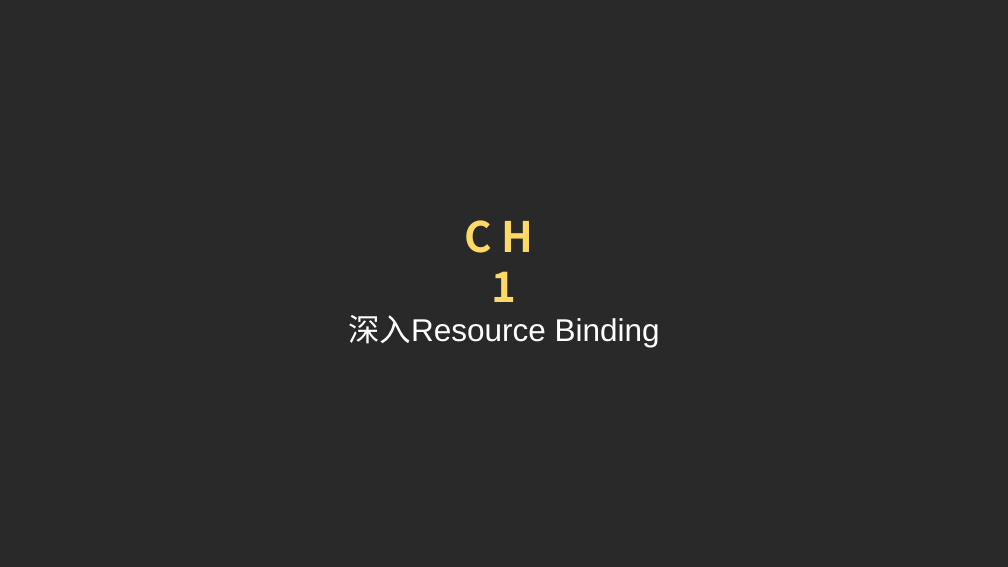
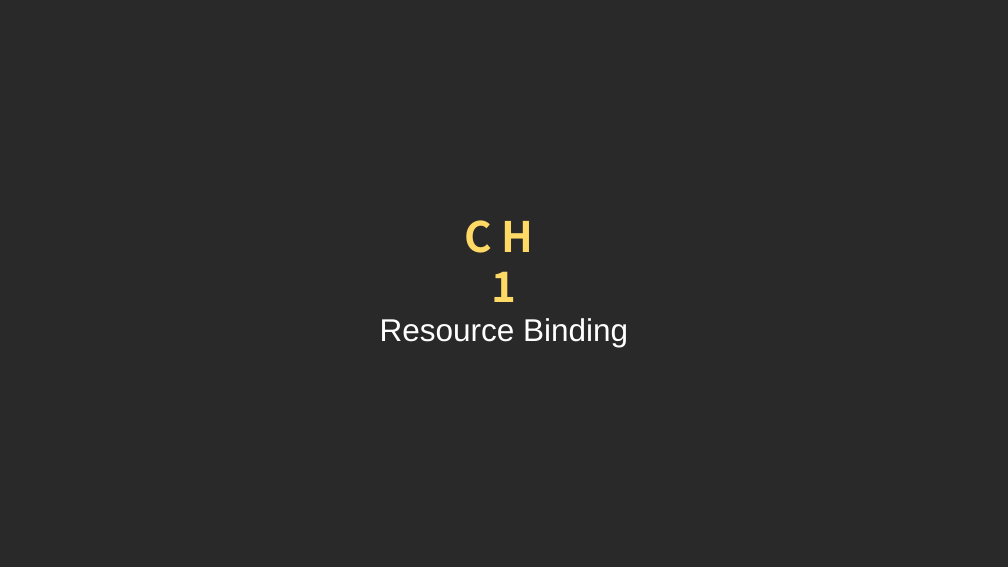
Before and after one commit to doomlover/KSGameEngineTutorials, a slide deck: slide 4 of PPTs/05.深入DX12绘制二.pptx. Drawn at 1008x567 pixels with LibreOffice and Linux fonts; fonts in the diff are those of the drawing. Boxes give left, top, right and bottom in pixels: in the first picture for what was removed or moved away, otherwise in the second. Text is boxed around its words. In the diff, an @@ line names an element or a change of style, - is before the commit and + after.

```diff
--- a/PPTs/05.深入DX12绘制二.pptx
+++ b/PPTs/05.深入DX12绘制二.pptx
@@ text at (380,318,628,347): text changed @@
-深入Resource Binding
+Resource Binding
```
Also in this commit, not shown: 3 other slides changed.
